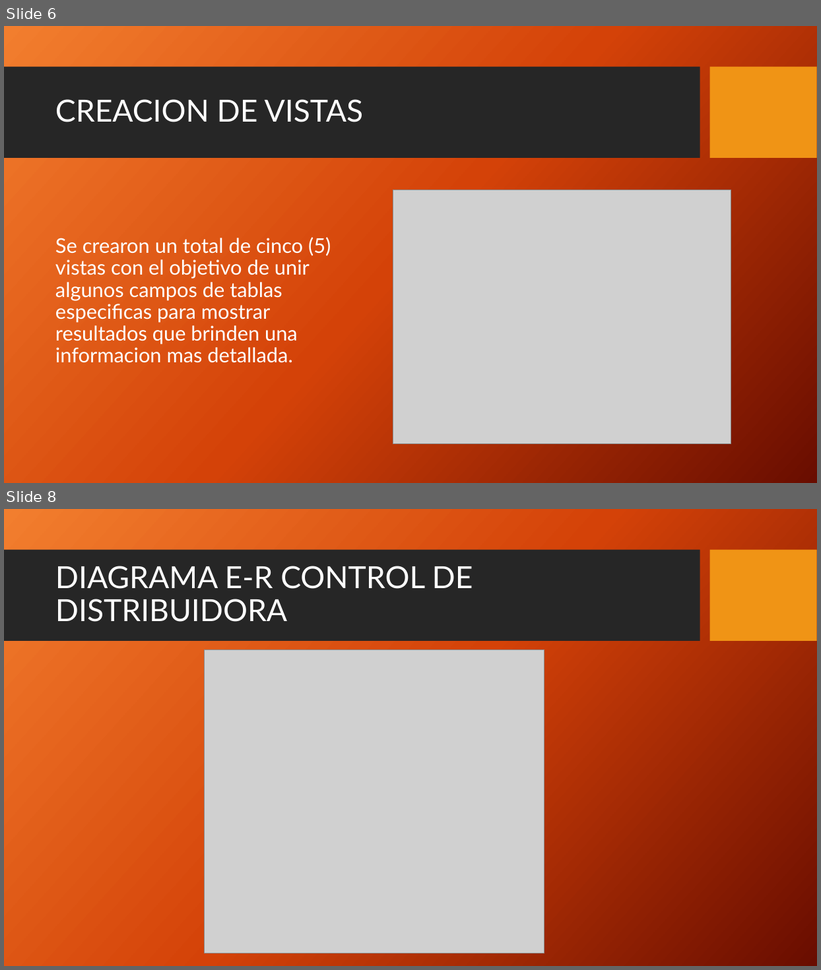
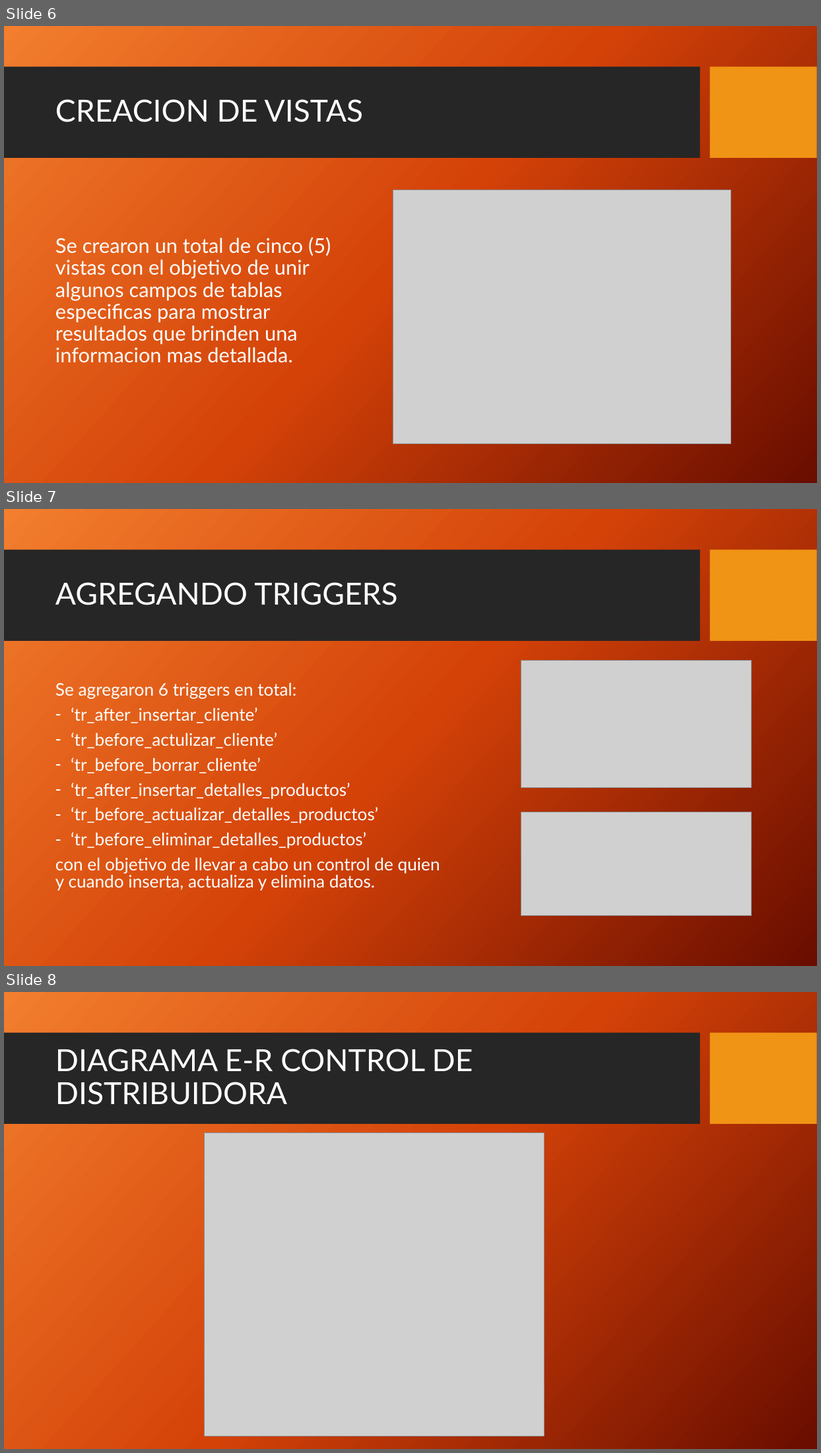
Before and after one commit to AgustinTogni/CoderHouseSQL, a slide deck: Presentacion Proyecto Final.pptx. Shown one above the other, each under a label of ours: slides 6 and 8 before the commit, slides 6, 7 and 8 after it; the slides between them are not shown. The pictures are 821x970 and 821x1453 pixels, drawn with LibreOffice and Linux fonts; fonts in the diff are those of the drawing; grey boxes stand for pictures; background and template pictures are left out. Boxes give left, top, right and bottom in pixels: in the first picture for what was removed or moved away, otherwise in the second. Text is boxed around its words. In the diff, an @@ line names an element or a change of style, - is before the commit and + after.

```diff
--- a/Presentacion Proyecto Final.pptx
+++ b/Presentacion Proyecto Final.pptx
@@ slide 7 added at (x1=4, y1=509, x2=817, y2=966), background picture (left out); not listed: 2 template elements that a slide beside it also shows @@
@@ title added at (x1=55, y1=582, x2=397, y2=605), 36 pt, text #FFFFFF @@
+AGREGANDO TRIGGERS
@@ picture added at (x1=521, y1=660, x2=752, y2=788) @@
@@ text added at (x1=55, y1=683, x2=440, y2=890), 20.4 pt, text #FFFFFF @@
+Se agregaron 6 triggers en total:
+– ‘tr_after_insertar_cliente’
+– ‘tr_before_actulizar_cliente’
+– ‘tr_before_borrar_cliente’
+– ‘tr_after_insertar_detalles_productos’
+– ‘tr_before_actualizar_detalles_productos’
+– ‘tr_before_eliminar_detalles_productos’
+con el objetivo de llevar a cabo un control de quien y cuando inserta, actualiza y elimina datos.
@@ picture added at (x1=521, y1=812, x2=752, y2=916) @@
```
Also in this commit, not shown: 2 slides changed, 3 other slides added, 1 slide removed, 1 other file.
